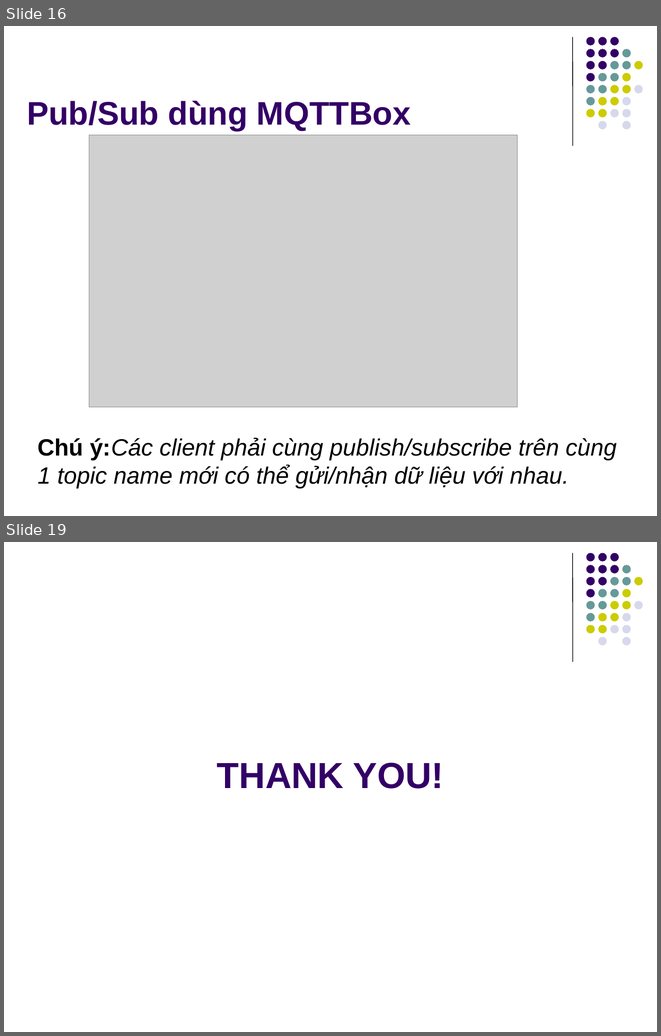
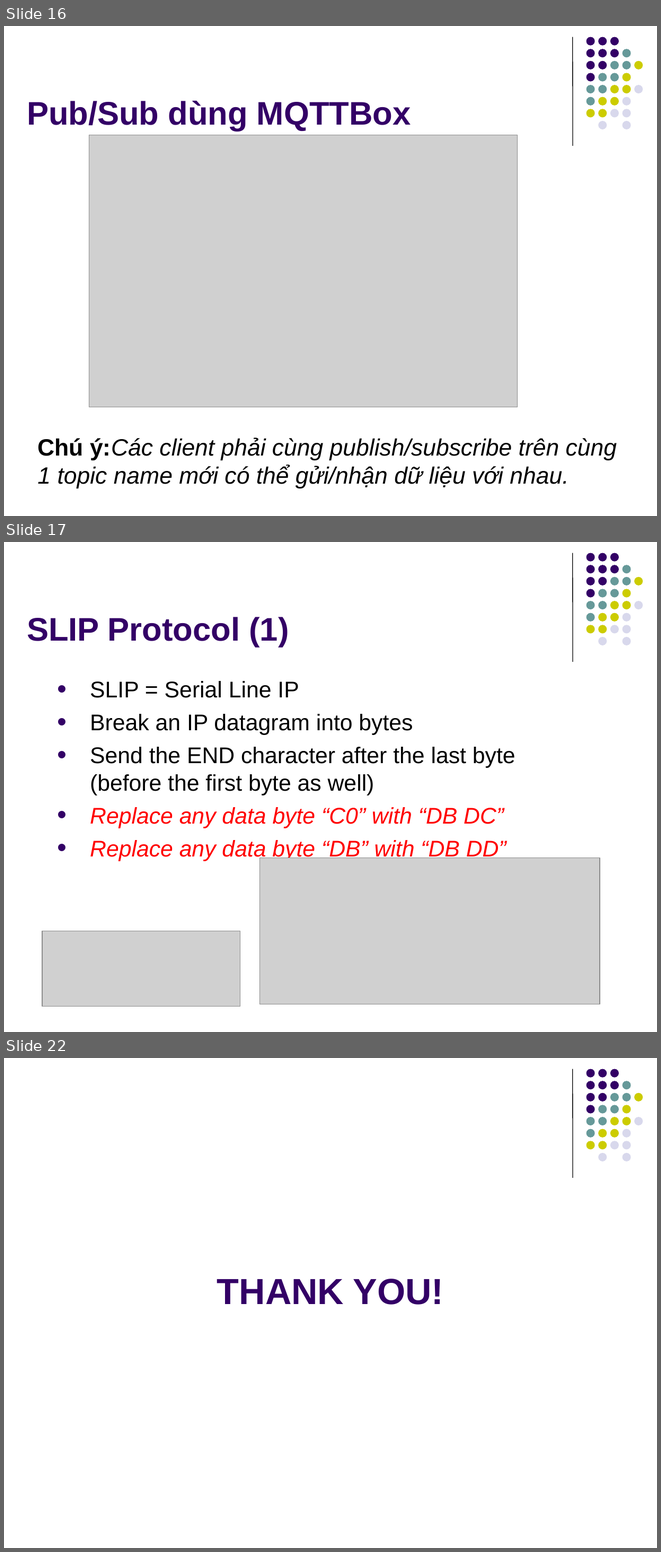
Before and after one commit to OneKiwiTech/stm32_iot_link, a slide deck: training-docs/slides/STM32 ESP-LINK FIRMWARE TRAINING.pptx. Shown one above the other, each under a label of ours: slides 16 and 19 before the commit, slides 16, 17 and 22 after it; the slides between them are not shown. The pictures are 661x1036 and 661x1552 pixels, drawn with LibreOffice and Linux fonts; fonts in the diff are those of the drawing; grey boxes stand for pictures. Boxes give left, top, right and bottom in pixels: in the first picture for what was removed or moved away, otherwise in the second. Text is boxed around its words. In the diff, an @@ line names an element or a change of style, - is before the commit and + after.

```diff
--- a/training-docs/slides/STM32 ESP-LINK FIRMWARE TRAINING.pptx
+++ b/training-docs/slides/STM32 ESP-LINK FIRMWARE TRAINING.pptx
@@ slide 17 added at (4, 542, 657, 1032), background #FFFFFF; not listed: 32 template elements that a slide beside it also shows @@
@@ title added at (27, 617, 289, 647), 36 pt, text #330066, bold @@
+SLIP Protocol (1)
@@ text added at (90, 681, 515, 861), 25 pt, text #000000 @@
+• SLIP = Serial Line IP
+• Break an IP datagram into bytes
+• Send the END character after the last byte (before the first byte as well)
+• Replace any data byte “C0” with “DB DC”
+• Replace any data byte “DB” with “DB DD”
@@ picture added at (260, 857, 600, 1004) @@
@@ picture added at (42, 930, 240, 1006) @@
@@ what was slide 19 is now slide 22 @@
```
Also in this commit, not shown: 3 slides changed, 3 other slides added, 1 slide removed, 6 other files.
